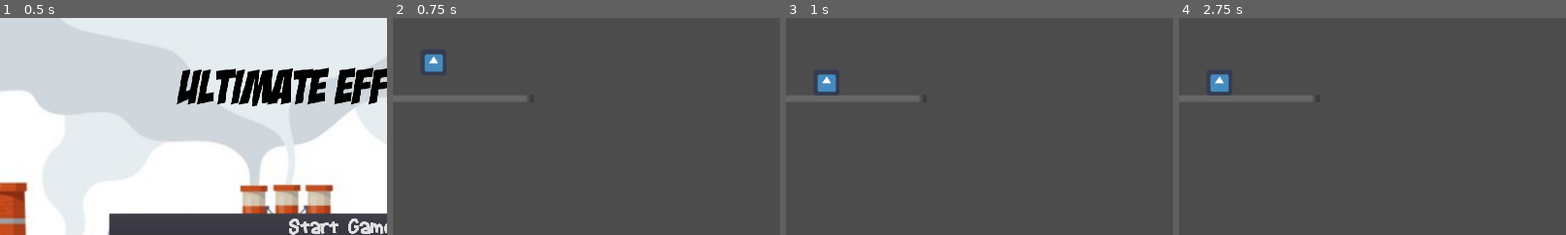
Above: before the commit, frames 1-4 (left to right).
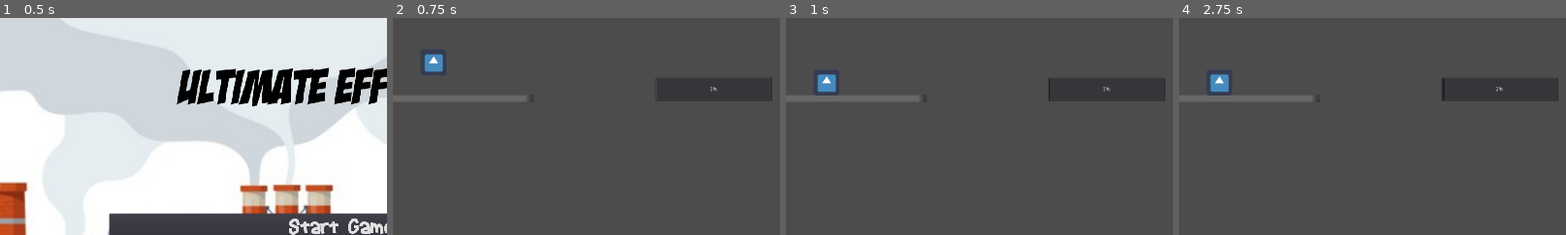
Above: after the commit, the same moments.

Repository: Game-Smashers/GGJ-2021
Game: Godot game, scene res://Scenes/MainMenu.tscn
Two runs of this game, one before a commit and one after it. Both use one fixed random seed, a clock stepped at 60 frames per second and the inputs below. The engine's default icon, where the game draws it, is replaced by a stand-in: a white triangle on a blue panel in a dark square.
Inputs (mouse positions are % of the whole screen's width and height, from its top left):
- Up to frame 1 (0.5 s): no input
- Up to frame 2 (0.75 s): click "Start Game" at 0.5 s
- Up to frame 3 (1 s): no input
- Up to frame 4 (2.75 s): tap Enter at 1.25 s; move the mouse to (3, 15) at 1.27 s; click (3, 15) at 1.42 s; tap Space at 2 s; move the mouse to (11, 15) at 2.02 s; click (11, 15) at 2.17 s
The pictures show only the part of the screen within x 6-56%, y 0-50%; the shares and areas given below are measured in that part.

Frame 1 is identical in both runs. In frame 2, less than 0.1% of the frame differs, in the area x 67-98%, y 27-39%; in frame 3, less than 0.1%; in frame 4, 0.1%.

Commit message:
Add power scene to factory scene.
Signed-off-by: TheXenOne <benlandor@live.com>

Diff:
--- a/Scenes/Factory.tscn
+++ b/Scenes/Factory.tscn
@@ -1,8 +1,9 @@
-[gd_scene load_steps=5 format=2]
+[gd_scene load_steps=6 format=2]
 
 [ext_resource path="res://Prefabs/Human.tscn" type="PackedScene" id=1]
 [ext_resource path="res://Scripts/Factory.gd" type="Script" id=2]
 [ext_resource path="res://Sprites/floor-texture.png" type="Texture" id=3]
+[ext_resource path="res://Scenes/Power.tscn" type="PackedScene" id=4]
 
 [sub_resource type="RectangleShape2D" id=1]
 extents = Vector2( 232.181, 9.08595 )
@@ -26,3 +27,5 @@
 
 [node name="Human2" parent="." instance=ExtResource( 1 )]
 position = Vector2( 213.494, 41.638 )
+
+[node name="Power" parent="." instance=ExtResource( 4 )]
